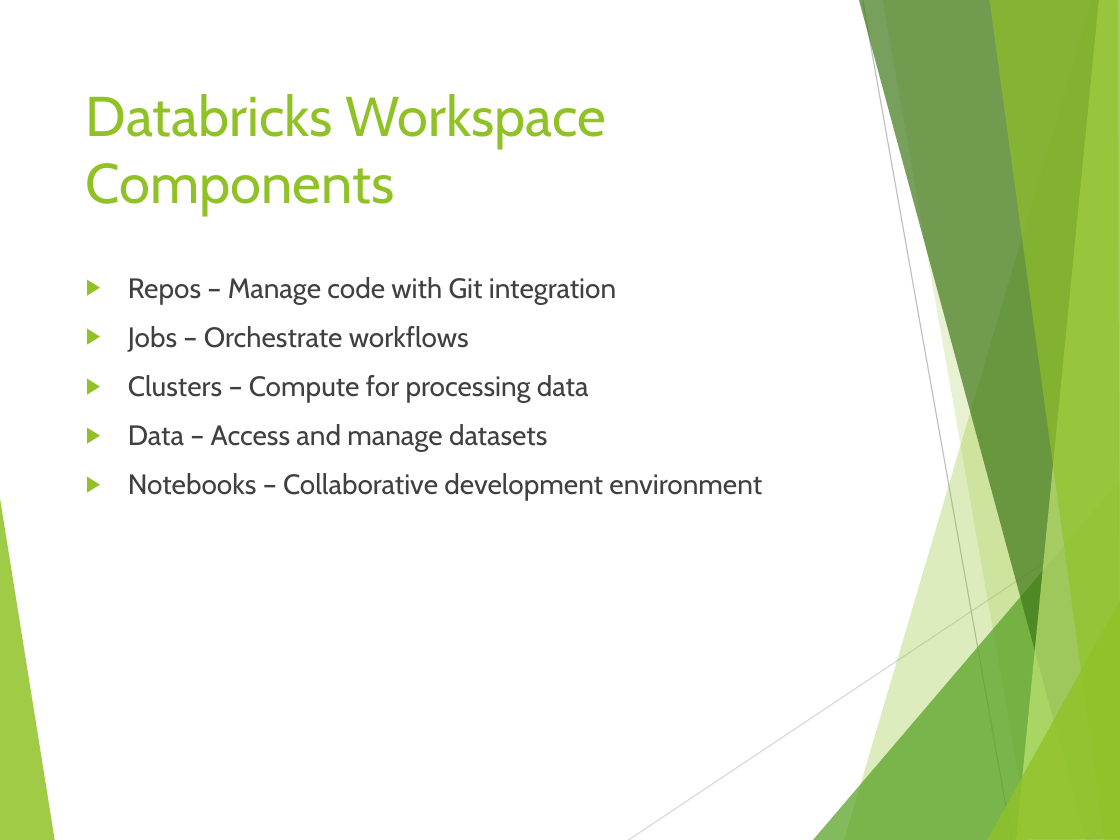
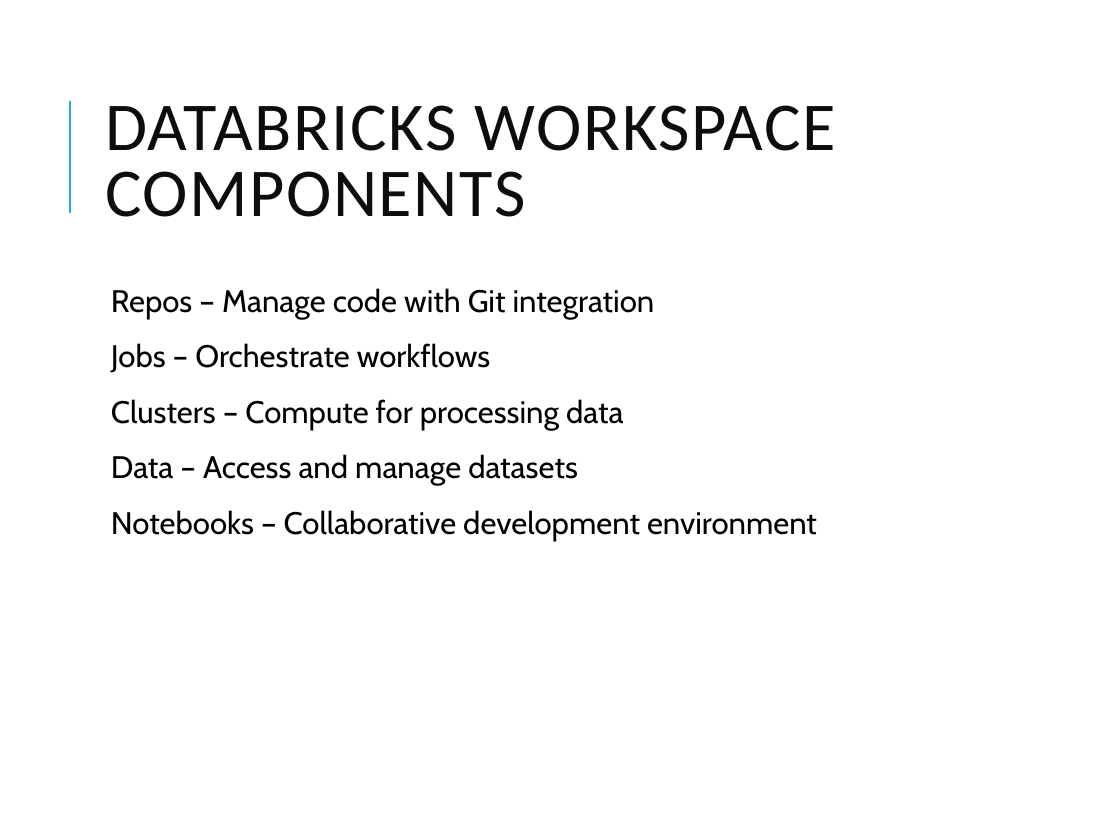
Before and after one commit to vivek1570/DE-Content-WithSnowflakes, a slide deck: slide 3 of Week-1/Day-5/Databricks_Lakehouse_Overview.pptx. Drawn at 1120x840 pixels with LibreOffice and Linux fonts; fonts in the diff are those of the drawing. Boxes give left, top, right and bottom in pixels: in the first picture for what was removed or moved away, otherwise in the second. Text is boxed around its words. In the diff, an @@ line names an element or a change of style, - is before the commit and + after.

```diff
--- a/Week-1/Day-5/Databricks_Lakehouse_Overview.pptx
+++ b/Week-1/Day-5/Databricks_Lakehouse_Overview.pptx
@@ title "DATABRICKS WORKSPACE COMPONENTS" at (105, 105, 835, 217): vertical alignment top to middle @@
@@ line added from (69, 213) to (69, 101), #1CADE4 1.5 pt @@
@@ title at (105, 105, 835, 217): text changed; size 36 to 44 pt; font Cabin to Calibri; text colour #90C226 to #0D0D0D @@
-Databricks Workspace Components
+DATABRICKS WORKSPACE COMPONENTS
@@ text "Repos – Manage code with ...": place and size @@
-text "Repos – Manage code with ..." at (128, 277, 762, 501)
+text "Repos – Manage code with ..." at (111, 288, 817, 541)
@@ text "Repos – Manage code with ..." at (111, 288, 817, 541): size 18 to 20 pt, text colour #404040 to #000000; bullet ▶ to  ; line spacing 1 to 0.9; more space between paragraphs; bullet colour #90C226 to #1CADE4 @@
@@ group removed at (0, 0, 1120, 840): 8 freeform shapes, 2 lines @@
```
Also in this commit, not shown: 9 other slides changed, 1 slide added, 16 other files.
